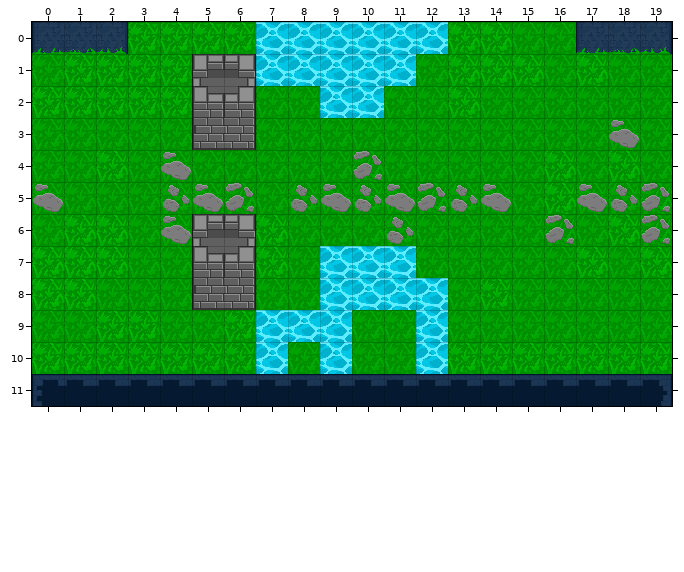
Level history. Tiled map: GameName/Output/Assets/Maps/battle1.tmx. The picture above is the old version.
Cells are 32x32 px. Shown: x 0..19, y 0..11.
The same view after the edit:
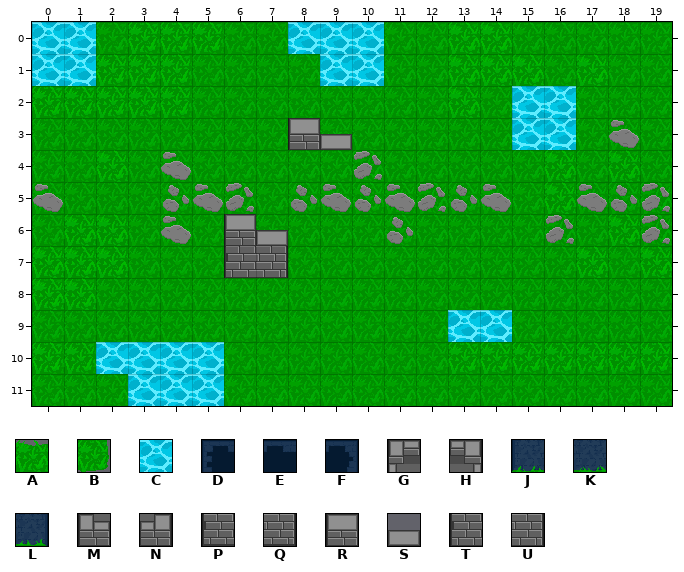
Key: from "tileset": A 1, B 50, C 99, D 123, E 124, F 125, G 133, H 135, J 168, K 169, L 170, M 181, N 183, P 253, Q 255, R 299, S 300, T 323, U 326.
_ is an empty cell, # one hidden under a higher layer, . an unchanged one.
Change:
--- layer "navigation"
@@ x 0..19 @@
- 0 JKL....C...CC....JKL
- 1 __...GHCC..C........
- 2 .....MN..CC....__...
- 3 .....PQ.__.....__...
+ 0 CC_...._...__....___
+ 1 CC...____.._........
+ 2 .....__..__....CC...
+ 3 .....__.RS.....CC...
@@ x 0..19 @@
- 6 .....GH_............
- 7 .....M#_.CC#........
- 8 .....PQ..CC##.......
- 9 .......###..#__.....
-10 ..____.#.#..#.......
-11 DEEEEEEEEEEEEEEEEEEF
+ 6 ....._RS............
+ 7 ....._TU.___........
+ 8 .....__..____.......
+ 9 .......___.._CC.....
+10 ..CCCC._._.._.......
+11 ___CCC______________
--- layer "details"
@@ x 1..1 @@
- 1 B
+ 1 _
@@ x 2..12 @@
- 6 .....A.....
- 7 ....NA...C.
- 8 .........CC
- 9 .....CCC..C
-10 BBBB.C.C..C
+ 6 ....._.....
+ 7 ....__..._.
+ 8 .........__
+ 9 .....___.._
+10 ____._._.._
Changed places in both pictures, as pixel boxes (x1, y1, x2, y2):
changed: (32, 22, 128, 86)
changed: (192, 22, 448, 150)
removed: (576, 22, 672, 54)
added: (512, 86, 576, 150)
changed: (32, 214, 672, 406)
